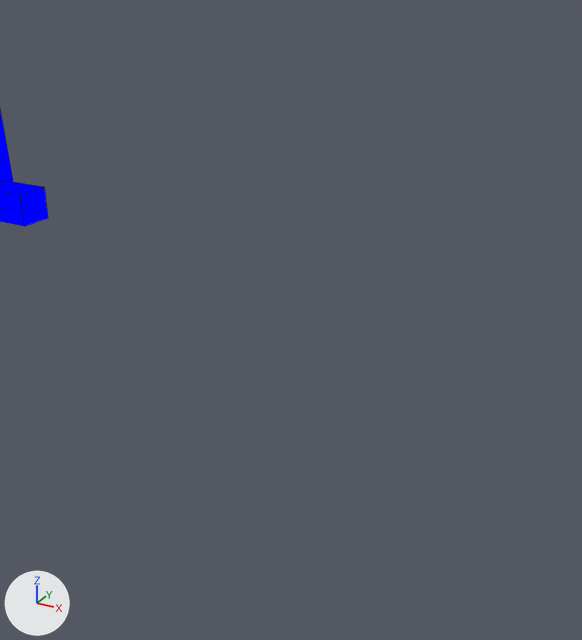
Before and after pictures for a commit that changed the Blender file assets-source/blender/motion/diplodocus-eat.blend.
One viewpoint serves both versions: a camera (50 mm lens) standing at (144.89, -30.93, 14.62) and looking at (143.77, -28.88, 13.6). Arrows for +X, +Y and +Z are at lower left; the lights stay in place. The picture after the commit comes second. Mesh edges are drawn as thin lines on the coarser meshes.

Objects in the first picture: 'DinoTycoon_Motion_diplodocus_eat_far_front_foot' and 2 more.
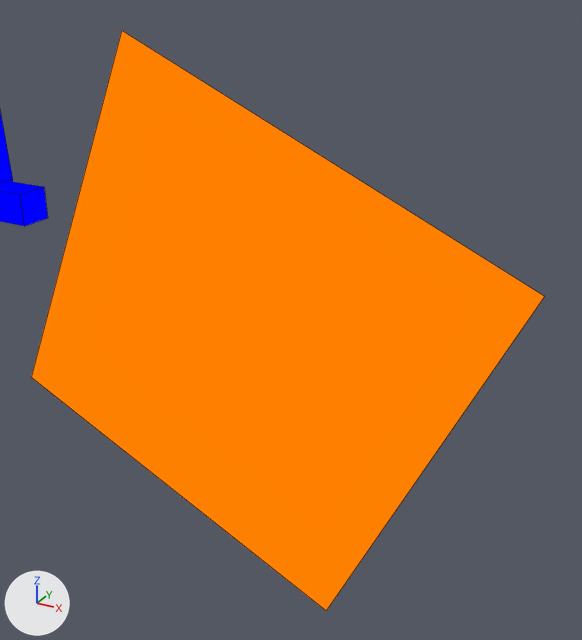
The newer file adds a shape key; the second version is drawn at full value of the shape key 'eat_03' of 'DinoTycoon_Motion_diplodocus_eat_eye_white', and the change is written as the vertex moves it makes.

Changed parts and their boxes (x1, y1, x2, y2) in the pictures (582 x 640 px):
'DinoTycoon_Motion_diplodocus_eat_eye_white', added (orange): after (31, 31, 545, 611)

The change, as a list of edits to the scene's bpy script:
```text
Add mat_dinotycoon_role_y:
    mat_dinotycoon_role_y = emission_material('DinoTycoon_Role_Y')
    mat_dinotycoon_role_y.base_color = (1.0, 0.216, 0.0)  # orange #ff8000
Add me_dinotycoon_motion_diplodocus_eat_sample_eye_white:
    me_dinotycoon_motion_diplodocus_eat_sample_eye_white.from_pydata([(143.27, -29.0, 14.45), (144.55, -29.0, 13.87), (143.97, -29.0, 12.6), (142.7, -29.0, 13.18), (143.27, -29.0, 14.45), (144.55, -29.0, 13.87), (143.97, -29.0, 12.6), (142.7, -29.0, 13.18)], [], [(3, 2, 1, 0), (4, 5, 6, 7), (0, 1, 5, 4), (1, 2, 6, 5), (2, 3, 7, 6), (3, 0, 4, 7)])
    me_dinotycoon_motion_diplodocus_eat_sample_eye_white.materials.append(mat_dinotycoon_role_y)  # orange #ff8000
Add ob_dinotycoon_motion_diplodocus_eat_eye_white:
    ob_dinotycoon_motion_diplodocus_eat_eye_white = bpy.data.objects.new('DinoTycoon_Motion_diplodocus_eat_eye_white', me_dinotycoon_motion_diplodocus_eat_sample_eye_white)
    ob_dinotycoon_motion_diplodocus_eat_eye_white.location = (0.0, 0.0, 0.0)
```
